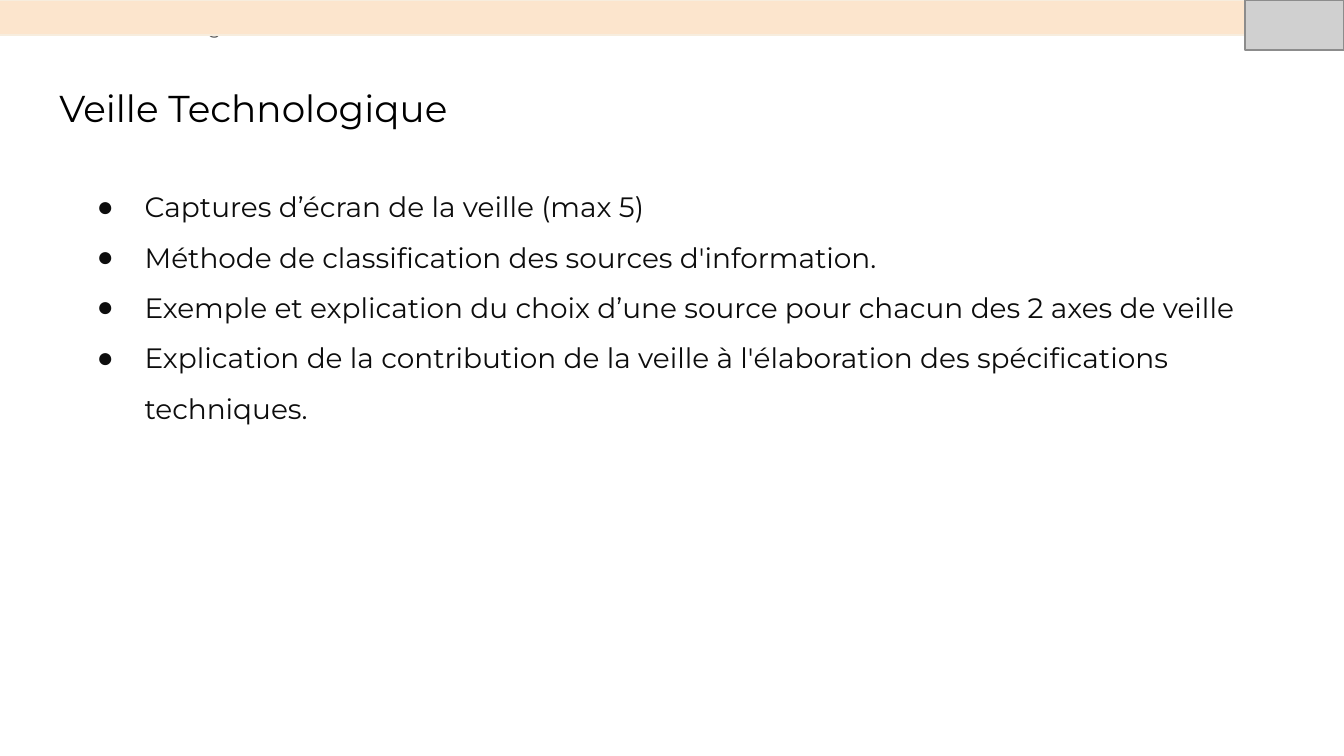
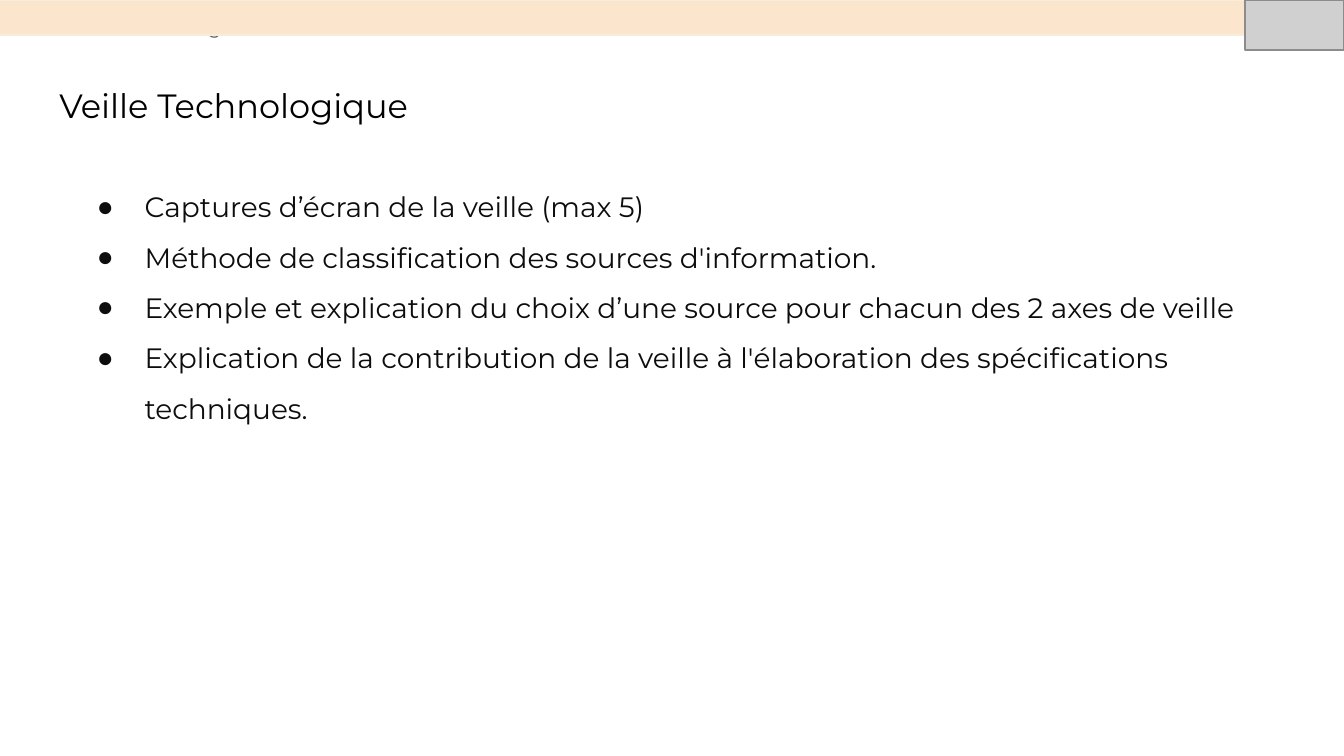
Before and after one commit to sunny-biard/MenuMaker, a slide deck: slide 15 of BIARD_Sunny_4_presentation_052024.pptx (slide 8 before the commit). Drawn at 1344x756 pixels with LibreOffice and Linux fonts; fonts in the diff are those of the drawing; grey boxes stand for pictures. Boxes give left, top, right and bottom in pixels: in the first picture for what was removed or moved away, otherwise in the second. Text is boxed around its words. In the diff, an @@ line names an element or a change of style, - is before the commit and + after.

```diff
--- a/BIARD_Sunny_4_presentation_052024.pptx
+++ b/BIARD_Sunny_4_presentation_052024.pptx
@@ title "Veille Technologique" at box(59, 93, 408, 125): size 20 to 18 pt @@
```
Also in this commit, not shown: 6 other slides changed, 7 slides added, 10 other files.
